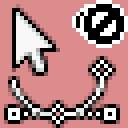
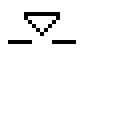
Layers edited between the first and the second 128px x 128px image:
hid "cursor-mouse.png" over [left=12, top=4, right=60, bottom=76]
added layer "cursor-side-bottom.xbm" above "modifier-bad.xbm" over [left=4, top=12, right=80, bottom=48]
hid "modifier-bad.xbm" over [left=80, top=0, right=128, bottom=48]
hid "modifier-join.xbm" over [left=72, top=4, right=124, bottom=40]
hid "tool-paths.png" over [left=4, top=56, right=120, bottom=128]
hid "background" over [left=0, top=0, right=128, bottom=128]
